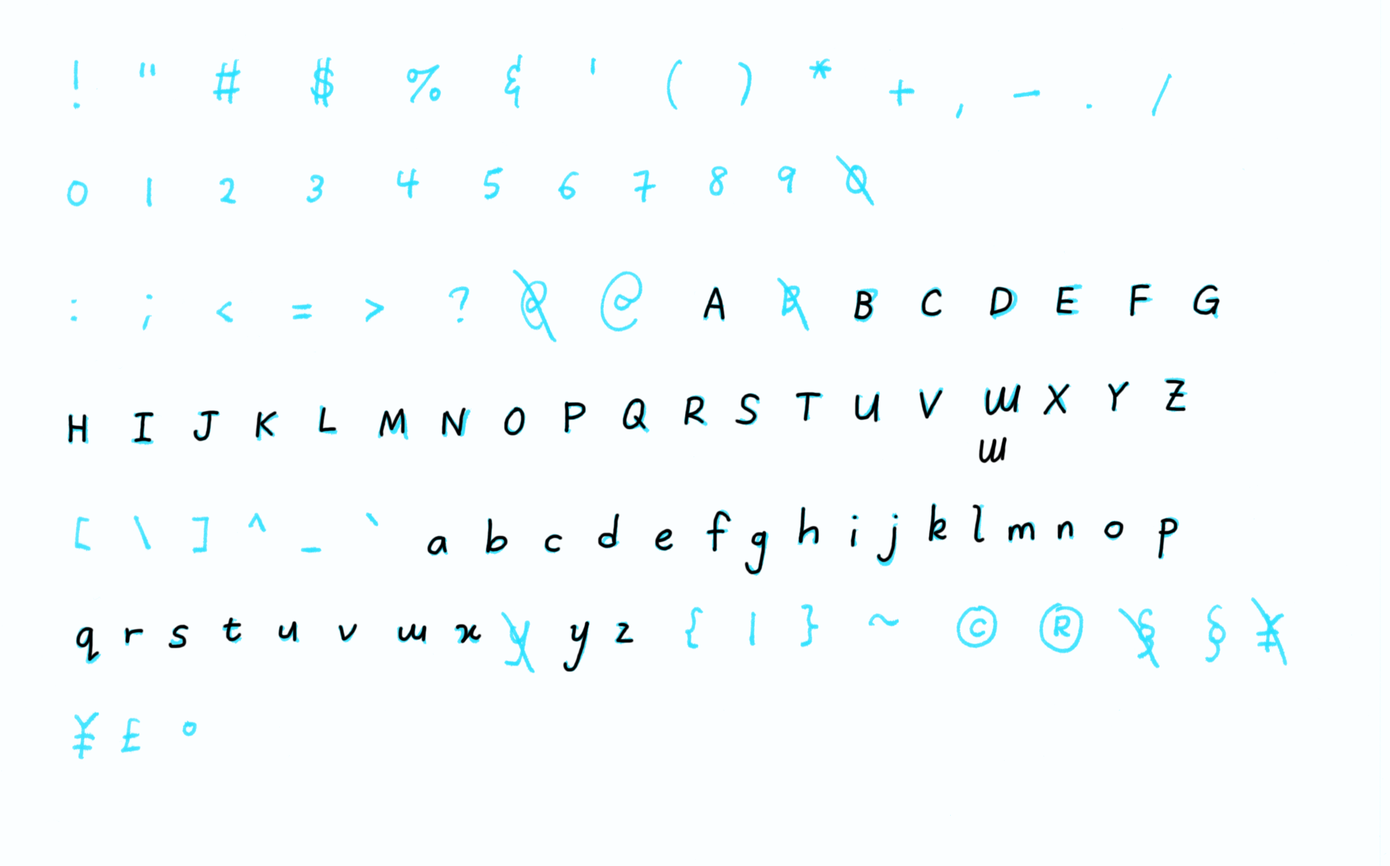
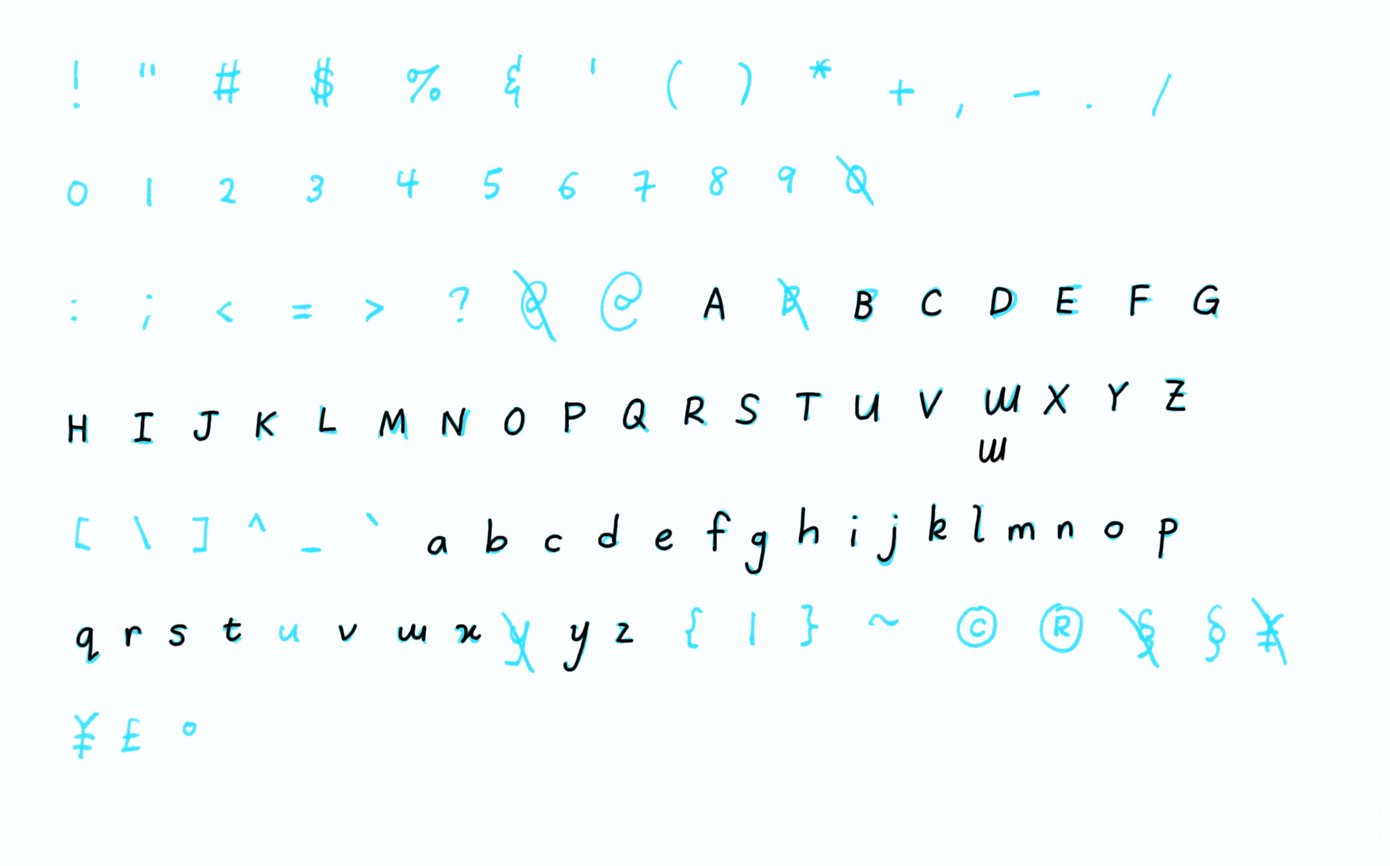
Comparing the layer stacks of the two w=1390, h=866 images. Changes:
painted on "Layer" over <box>124,620,298,649</box>
